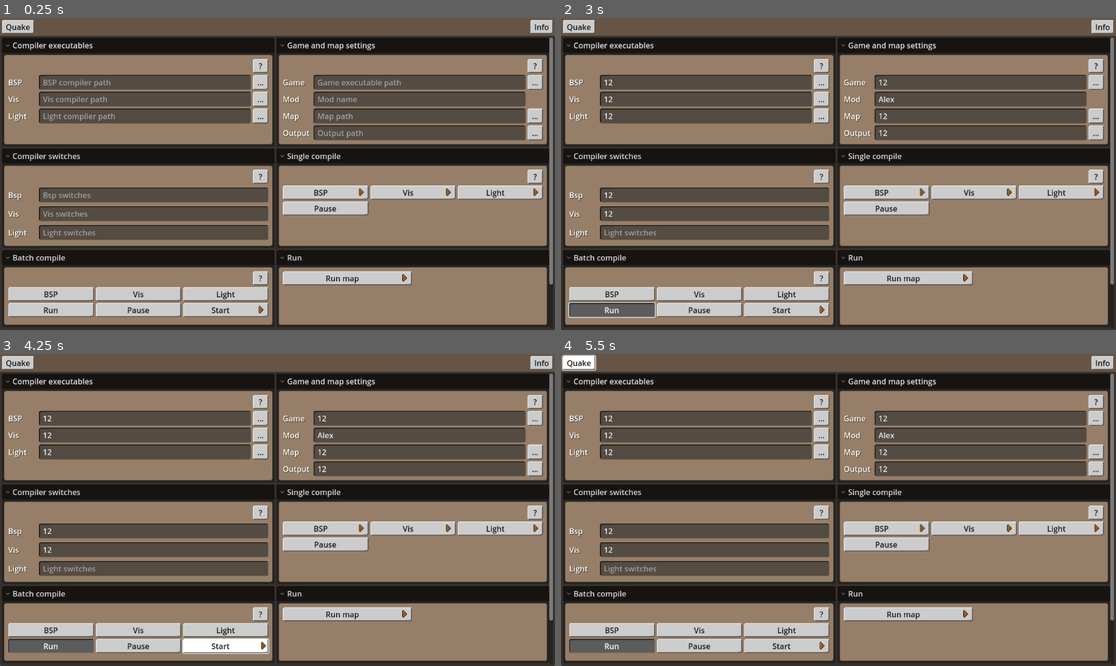
Above: before the commit, frames 1-4 (two rows, left to right).
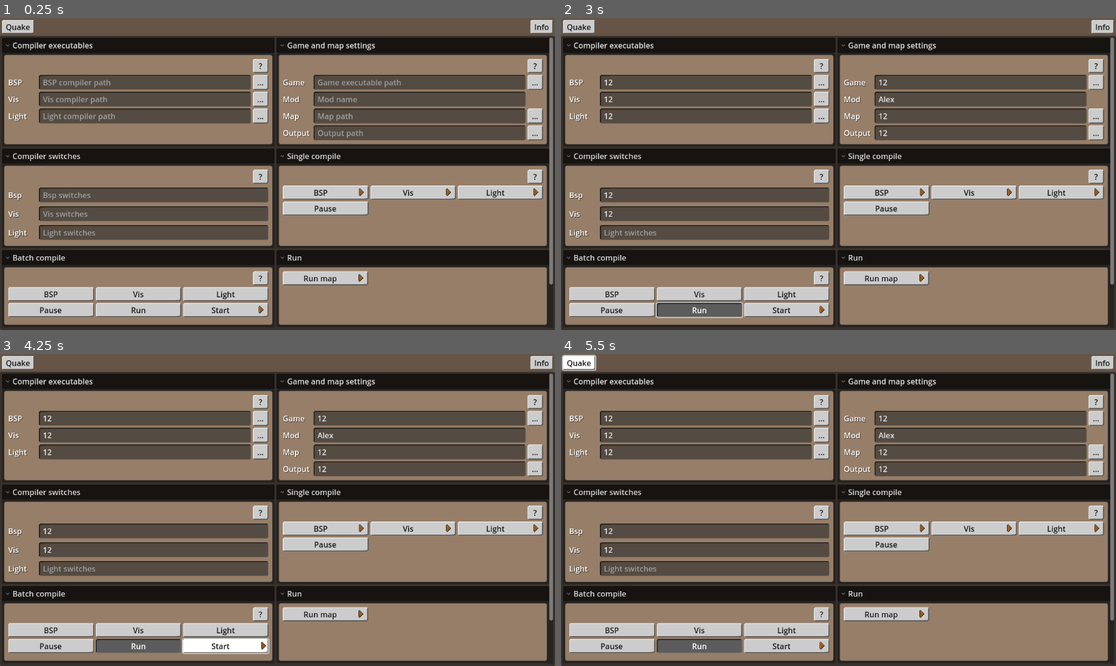
Above: after the commit, the same moments.

Repository: VictorKarp/Quakompiler
Game: Godot game, scene res://scenes/main/main.tscn
Same seed, same stepped clock (60 frames per second), same inputs: the game is played once before the commit and once after it.
Inputs (mouse positions are in pixels of both pictures, inside the frame that each line leads up to):
- Up to frame 1 (0.25 s): no input
- Up to frame 2 (3 s): click (705, 83) at 0.52 s; type "12" at 0.6 s; click (705, 99) at 0.75 s; type "12" at 0.83 s; click (705, 114) at 0.98 s; type "12" at 1.07 s; click (982, 83) at 1.27 s; type "12" at 1.35 s; click (982, 99) at 1.5 s; type "Alex" at 1.58 s; click (982, 114) at 1.73 s; type "12" at 1.82 s; click (982, 133) at 2.02 s; type "12" at 2.1 s; click (716, 195) at 2.25 s; type "12" at 2.33 s; click (716, 214) at 2.48 s; type "12" at 2.57 s; click "Run" at 2.75 s
- Up to frame 3 (4.25 s): click "Start" at 3.5 s
- Up to frame 4 (5.5 s): click "Start" at 4.25 s; click "Quake" at 5 s

The runs differ from the first frame. In frame 1, 0.6% of the frame differs, in the area x 7-75%, y 81-95%; in frame 2, 2.0%, in the area x 1-75%, y 81-97%; in frame 3, 1.8%; in frame 4, 1.8%.

Commit message:
Small visual changes
- Switched Run and Pause buttons in the "Batch compile" section
- Changed the "Run game" button spacing from a 2-column layout to a
3-column layout like all other sections use

Diff:
--- a/scenes/main/main.tscn
+++ b/scenes/main/main.tscn
@@ -467,14 +467,14 @@
 text = "Light"
 config_key = "light_enabled"
 
-[node name="LaunchAfterCompile" parent="VBoxContainer/Tabs/Quake/ScrollContainer/HFlowContainer/BatchCompile/PanelContainer/MarginContainer/VBoxContainer/GridContainer" instance=ExtResource("8_ouso4")]
-layout_mode = 2
-config_key = "launch_after_compile"
-
 [node name="PauseAfterBatch" parent="VBoxContainer/Tabs/Quake/ScrollContainer/HFlowContainer/BatchCompile/PanelContainer/MarginContainer/VBoxContainer/GridContainer" instance=ExtResource("8_ouso4")]
 layout_mode = 2
 text = "Pause"
 config_key = "pause_after_batch"
+
+[node name="LaunchAfterCompile" parent="VBoxContainer/Tabs/Quake/ScrollContainer/HFlowContainer/BatchCompile/PanelContainer/MarginContainer/VBoxContainer/GridContainer" instance=ExtResource("8_ouso4")]
+layout_mode = 2
+config_key = "launch_after_compile"
 
 [node name="CompileSelected" type="Button" parent="VBoxContainer/Tabs/Quake/ScrollContainer/HFlowContainer/BatchCompile/PanelContainer/MarginContainer/VBoxContainer/GridContainer"]
 unique_name_in_owner = true
@@ -515,12 +515,6 @@
 size_flags_horizontal = 3
 
 [node name="Control2" type="Control" parent="VBoxContainer/Tabs/Quake/ScrollContainer/HFlowContainer/Run/PanelContainer/MarginContainer/HBoxContainer"]
-visible = false
-layout_mode = 2
-size_flags_horizontal = 3
-
-[node name="Control3" type="Control" parent="VBoxContainer/Tabs/Quake/ScrollContainer/HFlowContainer/Run/PanelContainer/MarginContainer/HBoxContainer"]
-visible = false
 layout_mode = 2
 size_flags_horizontal = 3
 
